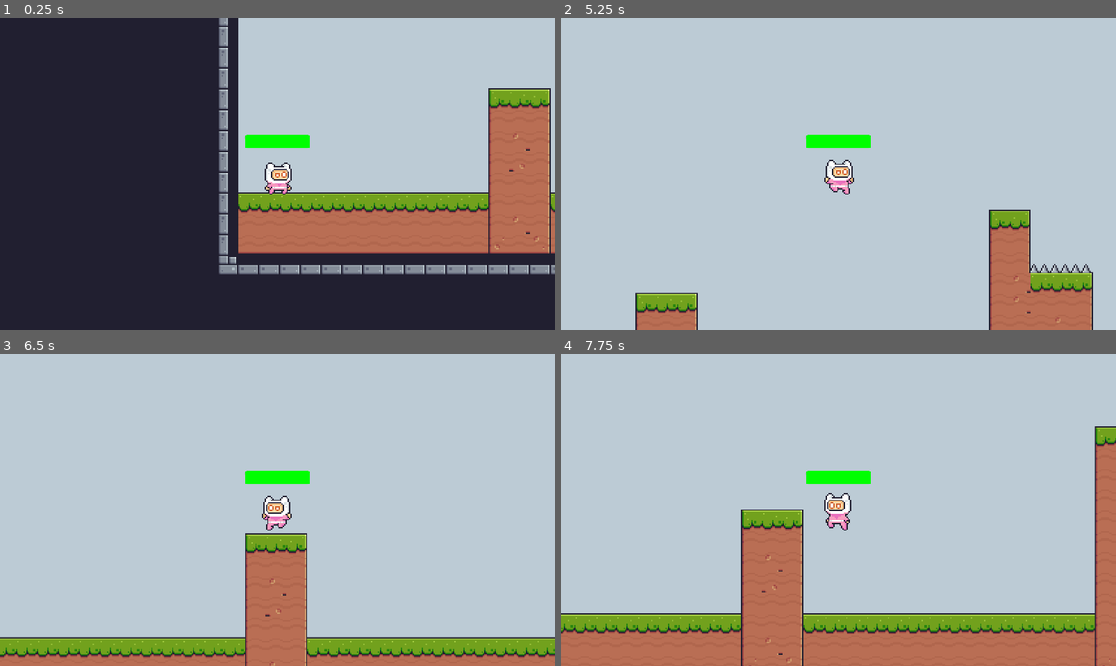
Above: before the commit, frames 1-4 (two rows, left to right).
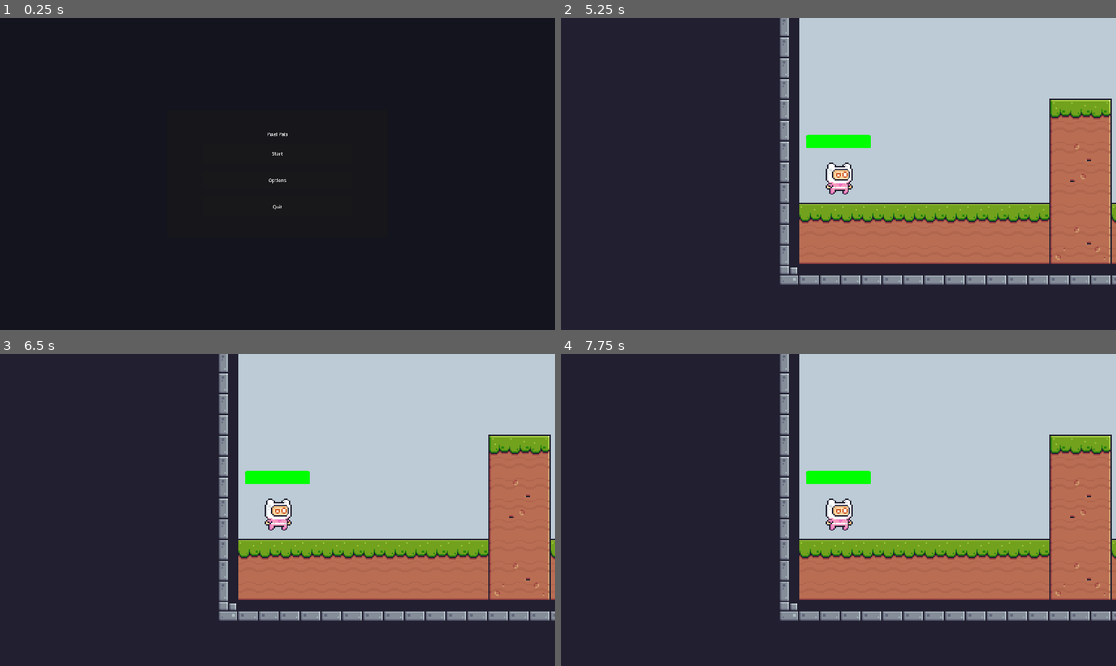
Above: after the commit, the same moments.

Repository: higginscameron/CSCI-4350-Project
Game: Godot game, scene res://scenes/main_menu_test.tscn
Same seed, same stepped clock (60 frames per second), same inputs: the game is played once before the commit and once after it. Before the commit the project starts from res://scenes/level_1.tscn.
Inputs (mouse positions are in pixels of both pictures, inside the frame that each line leads up to):
- Up to frame 1 (0.25 s): no input
- Up to frame 2 (5.25 s): click (838, 155) at 0.5 s, where only the run after the commit has a clickable "Start"; hold D (move_right) 1.28-2.78 s; tap Space (jump) at 1.52, 2.27, 3.77, 4.52 s; hold A (move_left) 2.78-3.53 s; hold D (move_right) 3.53-5 s; tap Escape (pause) at 4.9 s; click (838, 155) at 5 s, where only the run after the commit has a clickable "Restart"
- Up to frame 3 (6.5 s): hold A (move_left) from 5.78 s (still down); tap Space (jump) at 6.02 s
- Up to frame 4 (7.75 s): release A (move_left) at 6.53 s; hold D (move_right) 6.53-7.28 s; hold A (move_left) from 7.28 s (still down); tap Space (jump) at 7.52 s

The runs differ from the first frame. In frame 1, 45% of the frame differs, in the area x 39-100%, y 0-83%; in frame 2, 69%, in the area x 0-100%, y 0-100%; in frame 3, 68%; in frame 4, 69%.

Commit message:
Updated pause menu with a restart button

Diff:
--- a/project.godot
+++ b/project.godot
@@ -11,7 +11,7 @@
 [application]
 
 config/name="Pixel Pals"
-run/main_scene="res://scenes/level_1.tscn"
+run/main_scene="uid://0qba16j8bu3t"
 config/features=PackedStringArray("4.6", "Forward Plus")
 config/icon="res://icon.svg"
 
--- a/scenes/level_1.tscn
+++ b/scenes/level_1.tscn
@@ -6,7 +6,8 @@
 [ext_resource type="PackedScene" uid="uid://bwhnogy2vjr5a" path="res://actors/player/health/health_bar.tscn" id="4_4nkto"]
 [ext_resource type="Script" uid="uid://sg35pbwlo4ix" path="res://scenes/pause.gd" id="4_5xbjy"]
 [ext_resource type="PackedScene" path="res://actors/traps/spikes.tscn" id="6_fcfvj"]
-[ext_resource type="PackedScene" path="res://actors/traps/saw.tscn" id="6_pa8r4"]
+[ext_resource type="PackedScene" uid="uid://gli5nttuh6g6" path="res://actors/traps/saw.tscn" id="6_pa8r4"]
+[ext_resource type="Texture2D" uid="uid://decso2xd45w4n" path="res://assets/Menu/Buttons/Restart.png" id="8_go7sj"]
 [ext_resource type="AudioStream" uid="uid://dlq8rqravocnr" path="res://audio/LEGO Ninjago Overture (Original Score).mp3" id="10_music"]
 [ext_resource type="Texture2D" uid="uid://caj1enip18510" path="res://scenes/Background/Pause_Menu1.png" id="10_pausebg"]
 [ext_resource type="Texture2D" uid="uid://dn6je6th7mrkx" path="res://assets/Menu/Buttons/Play.png" id="10_playicon"]
@@ -408,6 +409,19 @@
 icon = ExtResource("10_playicon")
 expand_icon = true
 
+[node name="Restart" type="Button" parent="PauseLayer/Pause/MarginContainer/VBoxContainer" unique_id=1299511260]
+process_mode = 3
+custom_minimum_size = Vector2(220, 60)
+layout_mode = 2
+theme_override_colors/font_color = Color(0.101960786, 0.16470589, 0.36862746, 1)
+theme_override_colors/font_hover_color = Color(0.9411765, 0.9411765, 0.9411765, 1)
+theme_override_colors/font_hover_pressed_color = Color(0.8784314, 0.8784314, 0.8784314, 1)
+theme_override_font_sizes/font_size = 28
+theme_override_styles/normal = SubResource("StyleBoxFlat_pausebtn")
+text = "Restart"
+icon = ExtResource("8_go7sj")
+expand_icon = true
+
 [node name="Settings" type="Button" parent="PauseLayer/Pause/MarginContainer/VBoxContainer" unique_id=1786625980]
 process_mode = 3
 custom_minimum_size = Vector2(220, 60)
@@ -770,4 +784,5 @@
 autoplay = true
 
 [connection signal="pressed" from="PauseLayer/Pause/MarginContainer/VBoxContainer/Resume" to="PauseLayer/Pause" method="_on_resume_pressed"]
+[connection signal="pressed" from="PauseLayer/Pause/MarginContainer/VBoxContainer/Restart" to="PauseLayer/Pause" method="_on_restart_pressed"]
 [connection signal="pressed" from="PauseLayer/Pause/MarginContainer/VBoxContainer/Quit" to="PauseLayer/Pause" method="_on_quit_pressed"]
--- a/scenes/pause.gd
+++ b/scenes/pause.gd
@@ -34,3 +34,6 @@
 
 func _on_quit_pressed() -> void:
 	get_tree().quit()
+
+func _on_restart_pressed() -> void:
+	get_tree().reload_current_scene()
Not shown, changed: Levels.png.import
Not shown, changed: Next.png.import
Not shown, changed: Previous.png.import
Not shown, changed: Restart.png.import
Not shown: 1 places in virtual_guy.tres that only renumber resources
